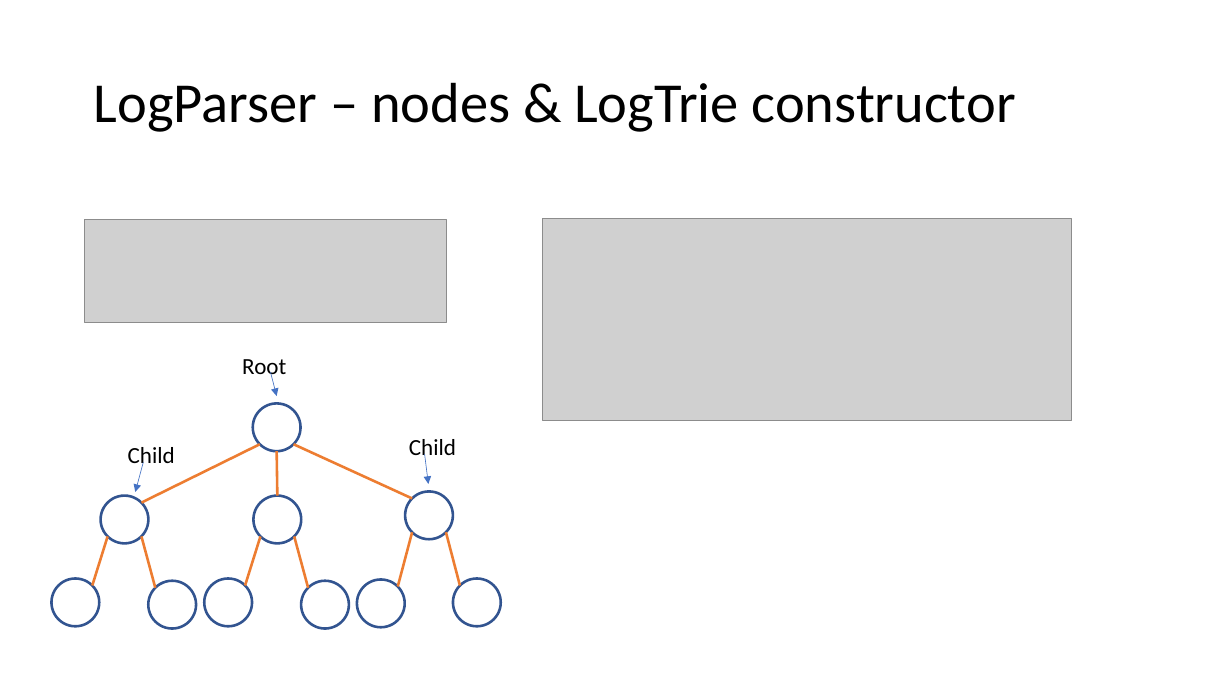
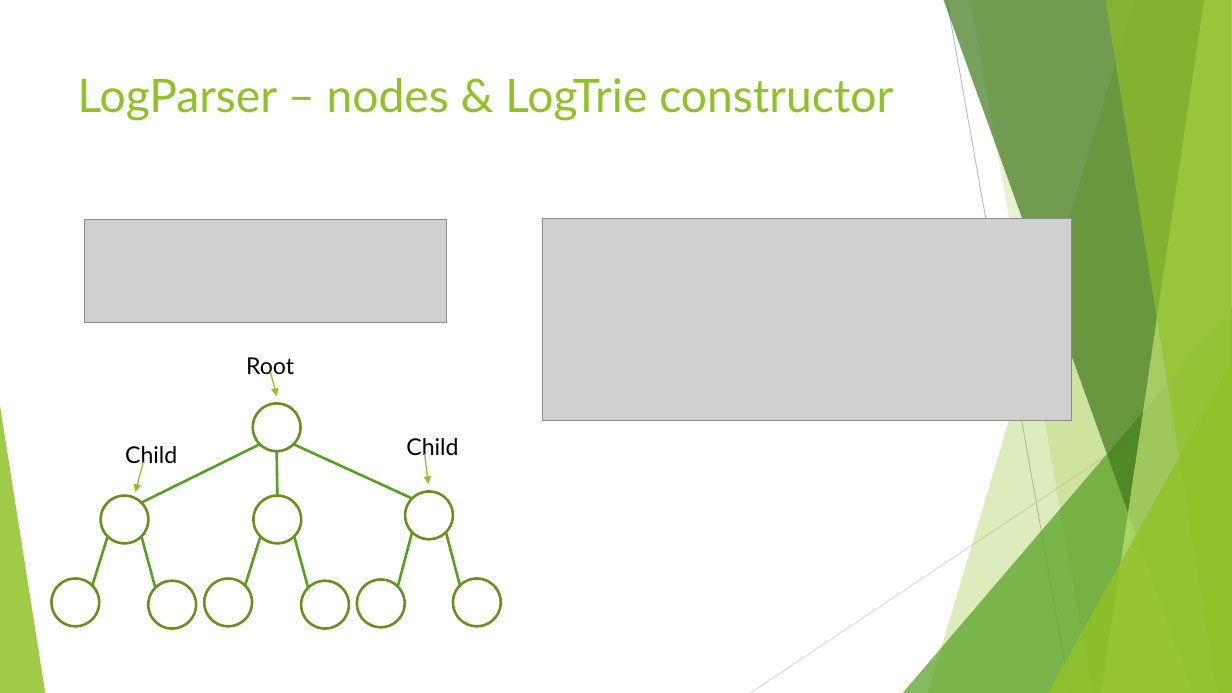
Before and after one commit to FaderVader/CPH_Afgangsprojekt_2022, a slide deck: slide 12 of LogSearcher.pptx (slide 11 before the commit). Drawn at 1232x693 pixels with LibreOffice and Linux fonts; fonts in the diff are those of the drawing; grey boxes stand for pictures. Boxes give left, top, right and bottom in pixels: in the first picture for what was removed or moved away, otherwise in the second. Text is boxed around its words. In the diff, an @@ line names an element or a change of style, - is before the commit and + after.

```diff
--- a/LogSearcher.pptx
+++ b/LogSearcher.pptx
@@ title "LogParser – nodes & LogTrie ...": place and size @@
-title "LogParser – nodes & LogTrie ..." at <box>94,82,1016,132</box>
+title "LogParser – nodes & LogTrie ..." at <box>78,78,893,121</box>
@@ title "LogParser – nodes & LogTrie ..." at <box>78,78,893,121</box>: size 44 to 36 pt, font Calibri to Lato, text colour #000000 to #90C226; line spacing 0.9 to 1; vertical alignment middle to top @@
@@ font Calibri to Lato in 3 elements at <box>125,446,177,469</box>, <box>406,438,458,461</box>, <box>246,357,294,379</box> @@
@@ arrow (271, 372) - (276, 396): stroke #4472C4 0.5 pt to #90C226 1 pt @@
@@ group added at <box>0,0,1232,693</box>: 5 freeform shapes, 3 triangles, 2 lines @@
@@ line (141, 503) - (260, 445): stroke #ED7D31 2 pt to #54A021 2 pt @@
@@ line (294, 445) - (412, 498): stroke #ED7D31 2 pt to #54A021 2 pt @@
@@ arrow (143, 462) - (135, 492): stroke #4472C4 0.5 pt to #90C226 1 pt @@
@@ line (277, 495) - (276, 451): stroke #ED7D31 2 pt to #54A021 2 pt @@
@@ arrow (425, 454) - (429, 484): stroke #4472C4 0.5 pt to #90C226 1 pt @@
@@ line (92, 586) - (107, 537): stroke #ED7D31 2 pt to #54A021 2 pt @@
@@ line (141, 537) - (155, 588): stroke #ED7D31 2 pt to #54A021 2 pt @@
@@ line (245, 586) - (261, 537): stroke #ED7D31 2 pt to #54A021 2 pt @@
@@ line (294, 537) - (308, 588): stroke #ED7D31 2 pt to #54A021 2 pt @@
@@ line (412, 532) - (397, 587): stroke #ED7D31 2 pt to #54A021 2 pt @@
@@ line (446, 532) - (460, 586): stroke #ED7D31 2 pt to #54A021 2 pt @@
@@ outline #325491 2 pt to #6B901C 2 pt in 10 elements at <box>101,495,149,543</box>, <box>253,404,301,452</box>, <box>453,579,501,627</box>, <box>405,492,453,540</box>, <box>149,581,197,629</box>, <box>52,579,100,627</box>, <box>357,579,405,628</box>, <box>253,495,301,543</box>, <box>301,581,349,629</box>, <box>204,579,252,627</box> @@
```
Also in this commit, not shown: 17 other slides changed, 1 slide added, 1 other file.
